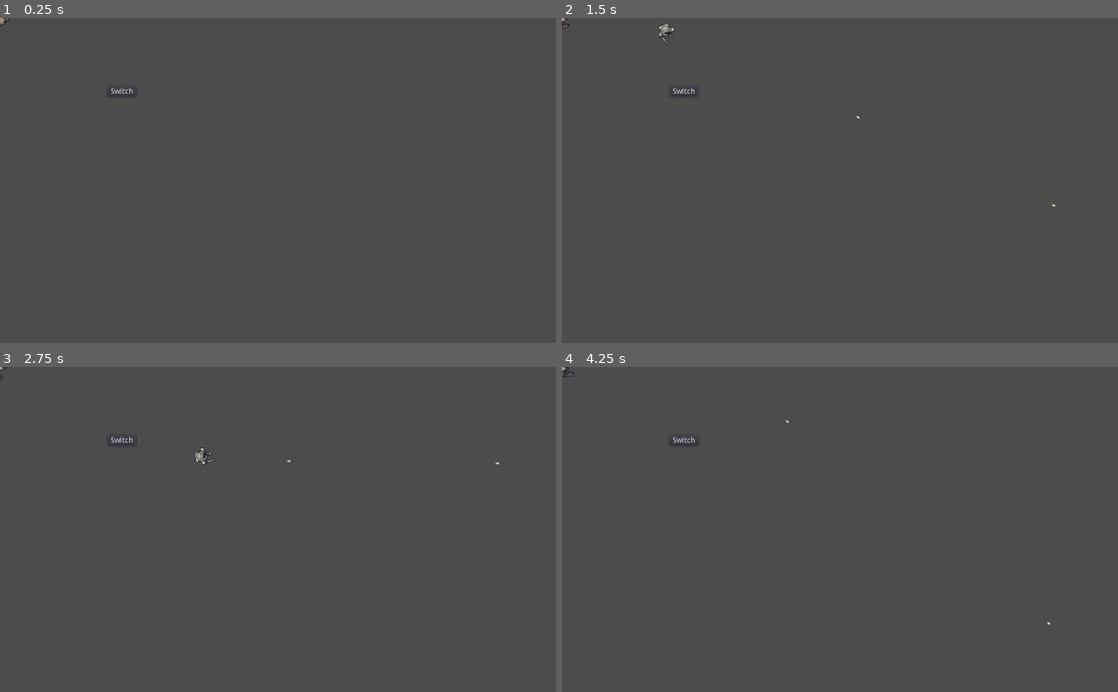
Above: before the commit, frames 1-4 (two rows, left to right).
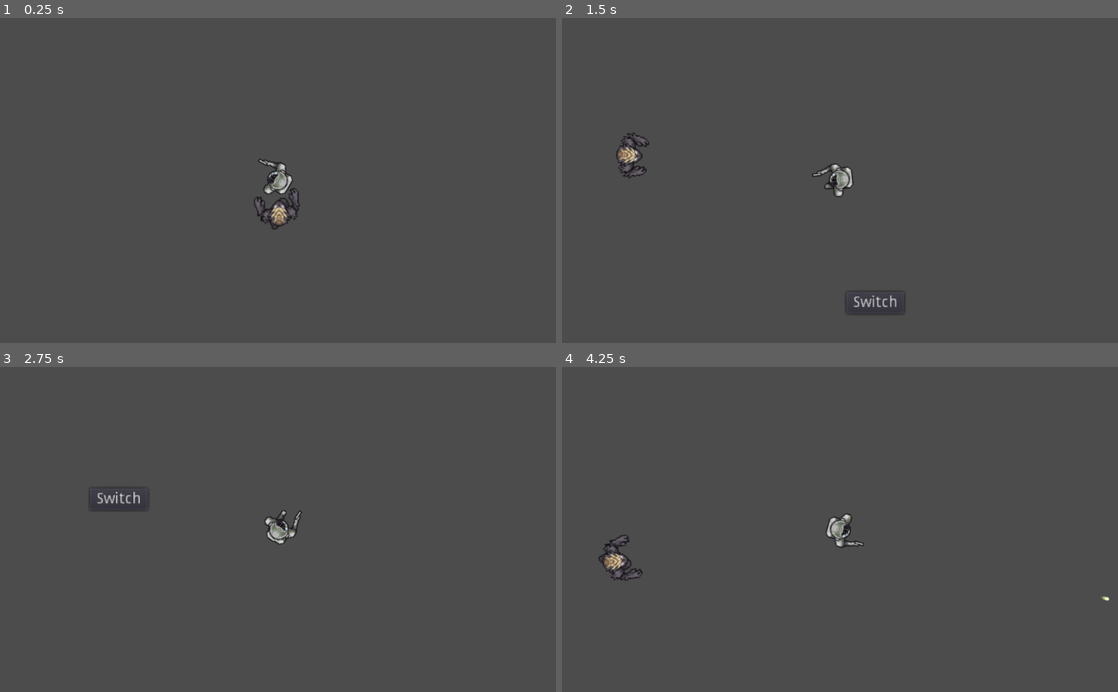
Above: after the commit, the same moments.

Repository: Bradels/minijam2022
Game: Godot game, scene res://Scenes/TestWorld.tscn
Same seed, same stepped clock (60 frames per second), same inputs: the game is played once before the commit and once after it.
Inputs (mouse positions are in pixels of both pictures, inside the frame that each line leads up to):
- Up to frame 1 (0.25 s): no input
- Up to frame 2 (1.5 s): move the mouse to (962, 164) at 0.52 s; press the mouse at (962, 164) at 0.53 s; hold D (right) 0.53-1.28 s; move the mouse to (728, 196) at 1.27 s; release the mouse at (728, 196) at 1.28 s; hold S (down) from 1.28 s (still down); click (728, 196) at 1.35 s
- Up to frame 3 (2.75 s): move the mouse to (333, 458) at 2.02 s; release S (down) at 2.03 s; press the mouse at (333, 458) at 2.03 s; hold D (right) from 2.03 s (still down)
- Up to frame 4 (4.25 s): move the mouse to (812, 594) at 2.77 s; release D (right) at 2.78 s; release the mouse at (812, 594) at 2.78 s; hold W (up) 2.78-3.53 s; click (812, 594) at 2.85 s; move the mouse to (1006, 578) at 3.52 s; press the mouse at (1006, 578) at 3.53 s; hold A (left) from 3.53 s (still down)

The runs differ from the first frame. In frame 1, 0.7% of the frame differs, in the area x 0-54%, y 0-65%; in frame 2, 0.9%, in the area x 0-89%, y 0-92%; in frame 3, 0.6%; in frame 4, 0.8%.

Commit message:
tweak: set the camera properly

Diff:
--- a/Scenes/Entities/Player.tscn
+++ b/Scenes/Entities/Player.tscn
@@ -64,7 +64,7 @@
 position = Vector2( 7, 0 )
 rotation = -1.5708
 frames = SubResource( 11 )
-frame = 3
+frame = 1
 playing = true
 
 [node name="Camera" type="Camera2D" parent="."]
--- a/Scripts/Entities/Player.gd
+++ b/Scripts/Entities/Player.gd
@@ -5,7 +5,7 @@
 var bullet_speed : int = 1024
 var bullet : PackedScene = preload("res://Scenes/Entities/Bullet.tscn")
 
-var current_time : float = 0
+var bullet_time : float = 0
 var fire_rate : float = 2
 onready var bullet_delta : float = 1 / fire_rate
 
@@ -14,10 +14,6 @@
 onready var _camera : Camera2D = $Camera
 onready var _nozzle : Node2D = $Nozzle
 onready var _sprite : AnimatedSprite = $AnimatedSprite
-
-
-func _ready():
-	_camera.current = is_current
 
 
 func _physics_process(_delta):
@@ -69,14 +65,18 @@
 
 
 func _process(delta):
+	if _camera.current != is_current:
+		_camera.current = is_current
+
 	if is_current:
 		rpc_unreliable("poopdate", position, rotation)
-		current_time += delta
-		if (current_time < bullet_delta):
+
+		bullet_time += delta
+		if (bullet_time < bullet_delta):
 			return
 
 		if Input.is_action_pressed("fire"):
-			current_time = 0
+			bullet_time = 0
 			fire()
 
 
